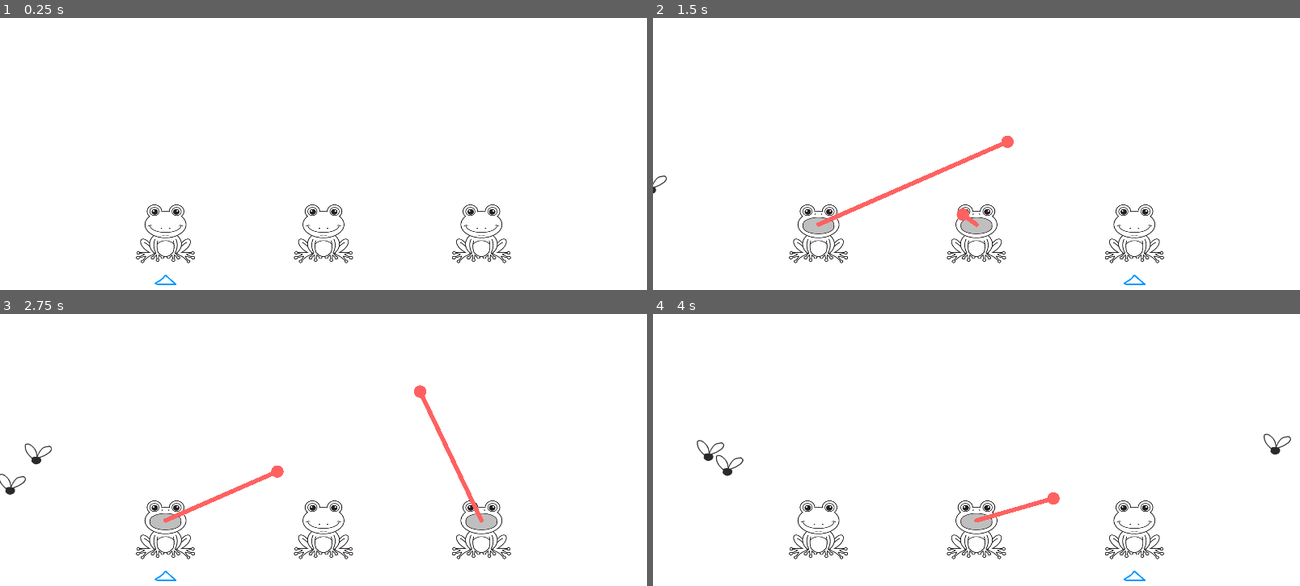
Above: before the commit, frames 1-4 (two rows, left to right).
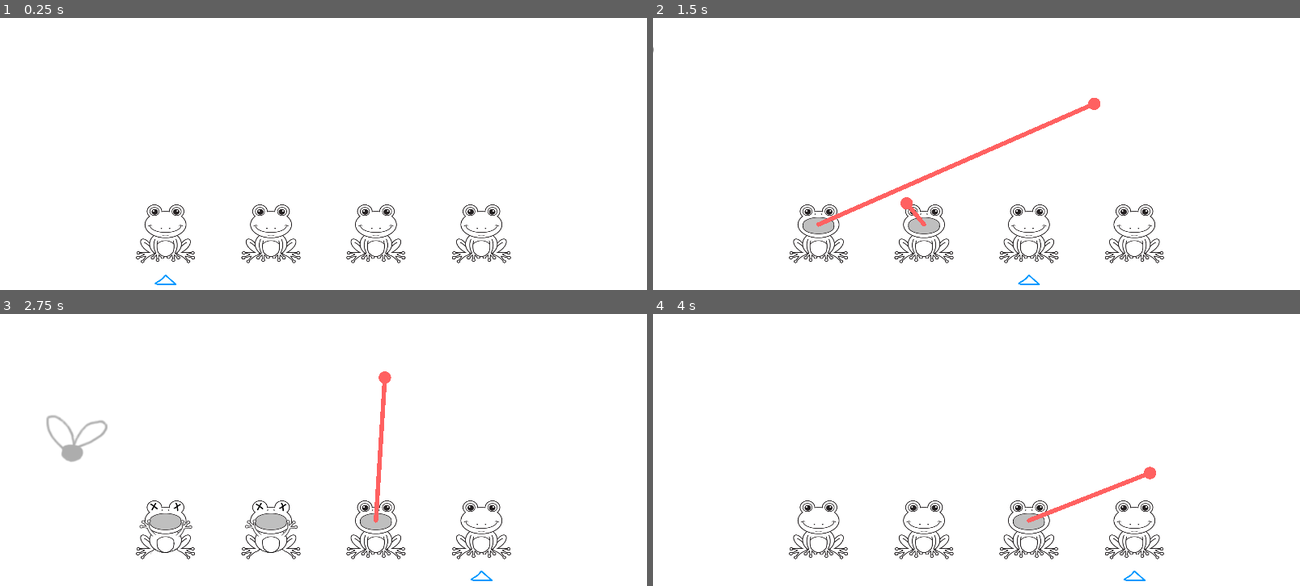
Above: after the commit, the same moments.

Repository: RichoM/time-flies
Game: Godot game, scene res://Level.tscn
Two runs of this game, one before a commit and one after it. Both use one fixed random seed, a clock stepped at 60 frames per second and the inputs below.
Inputs (mouse positions are in pixels of both pictures, inside the frame that each line leads up to):
- Up to frame 1 (0.25 s): no input
- Up to frame 2 (1.5 s): tap Enter (ui_accept) at 0.5, 0.6, 0.77, 1.07, 1.35 s; move the mouse to (1118, 94) at 0.52 s; click (1118, 94) at 0.67 s; move the mouse to (847, 132) at 1.27 s; click (847, 132) at 1.42 s
- Up to frame 3 (2.75 s): tap Enter (ui_accept) at 1.52, 1.82, 2.1 s; move the mouse to (388, 324) at 2.02 s; click (388, 324) at 2.17 s
- Up to frame 4 (4 s): move the mouse to (944, 482) at 2.77 s; tap Enter (ui_accept) at 2.85, 3.02, 3.32, 3.6, 3.77 s; click (944, 482) at 2.92 s; move the mouse to (1170, 466) at 3.52 s; click (1170, 466) at 3.67 s

The runs differ from the first frame. In frame 1, 1.3% of the frame differs, in the area x 37-63%, y 68-91%; in frame 2, 2.4%; in frame 3, 4.1%, in the area x 0-78%, y 21-99%; in frame 4, 2.6%.

Commit message:
Added tongue crossing

Diff:
--- a/Frog.tscn
+++ b/Frog.tscn
@@ -6,6 +6,17 @@
 [ext_resource path="res://assets/frog_open.png" type="Texture" id=4]
 [ext_resource path="res://assets/circle.png" type="Texture" id=5]
 [ext_resource path="res://assets/active_marker.png" type="Texture" id=6]
+[ext_resource path="res://assets/frog_sad.png" type="Texture" id=7]
+
+[sub_resource type="AtlasTexture" id=3]
+flags = 4
+atlas = ExtResource( 7 )
+region = Rect2( 0, 0, 188, 207 )
+
+[sub_resource type="AtlasTexture" id=4]
+flags = 4
+atlas = ExtResource( 7 )
+region = Rect2( 188, 0, 188, 207 )
 
 [sub_resource type="SpriteFrames" id=1]
 animations = [ {
@@ -17,6 +28,11 @@
 "frames": [ ExtResource( 3 ) ],
 "loop": true,
 "name": "closed",
+"speed": 5.0
+}, {
+"frames": [ SubResource( 3 ), SubResource( 4 ) ],
+"loop": true,
+"name": "sad",
 "speed": 5.0
 } ]
 
@@ -30,12 +46,13 @@
 position = Vector2( 0, -32.328 )
 scale = Vector2( 0.5, 0.45 )
 frames = SubResource( 1 )
-animation = "open"
+animation = "closed"
+playing = true
 
 [node name="tongue" type="Node2D" parent="."]
 position = Vector2( 0, -47 )
 script = ExtResource( 2 )
-speed = 400
+speed = 650
 
 [node name="line" type="Line2D" parent="tongue"]
 z_index = 100
@@ -65,4 +82,5 @@
 scale = Vector2( 0.388, 0.344 )
 texture = ExtResource( 6 )
 
+[connection signal="state_changed" from="tongue" to="." method="_on_tongue_state_changed"]
 [connection signal="area_entered" from="tongue/tip" to="tongue" method="_on_tip_area_entered"]
--- a/Level.tscn
+++ b/Level.tscn
@@ -4,7 +4,7 @@
 [ext_resource path="res://level.gd" type="Script" id=8]
 [ext_resource path="res://Frog.tscn" type="PackedScene" id=9]
 
-[node name="Node2D" type="Node2D"]
+[node name="Level" type="Node2D"]
 script = ExtResource( 8 )
 frogs_path = NodePath("frogs")
 
@@ -14,10 +14,14 @@
 
 [node name="frogs" type="Node2D" parent="."]
 
-[node name="Frog" parent="frogs" instance=ExtResource( 9 )]
+[node name="Frog0" parent="frogs" instance=ExtResource( 9 )]
 position = Vector2( -250, 0 )
 
+[node name="Frog1" parent="frogs" instance=ExtResource( 9 )]
+position = Vector2( -83, 0 )
+
 [node name="Frog2" parent="frogs" instance=ExtResource( 9 )]
+position = Vector2( 83, 0 )
 
 [node name="Frog3" parent="frogs" instance=ExtResource( 9 )]
 position = Vector2( 250, 0 )
--- a/fly.gd
+++ b/fly.gd
@@ -2,6 +2,8 @@
 
 var time = 0
 var y
+
+var flying_away = Vector2.ZERO
 
 onready var freq = rand_range(2, 3)
 onready var amp = rand_range(10, 30)
@@ -13,6 +15,16 @@
 		vel *= -1
 
 func _process(delta):
+	if flying_away != Vector2.ZERO:
+		position += flying_away * delta
+		scale.x += 2*delta
+		scale.y += 2*delta
+		modulate.a -= delta
+		return
+
+	if Input.is_action_just_pressed("ui_accept"):
+		fly_away()
+
 	time += delta
 	position.y = y + sin(time * freq) * amp
 	position.x += vel * delta
@@ -23,3 +35,8 @@
 		position.x *= -1
 	if vel < 0 and screen_pos.x < 0 - $sprite.texture.get_width():
 		position.x *= -1
+
+func fly_away():
+	set_process(true)
+	rotation_degrees = 0
+	flying_away = Vector2(rand_range(-500, 500), rand_range(-500, -50))
--- a/frog.gd
+++ b/frog.gd
@@ -4,11 +4,7 @@
 onready var body = $body
 onready var marker = $marker
 
-func _process(_delta):
-	if tongue.is_idle():
-		body.animation = "closed"
-	else:
-		body.animation = "open"
+var disabled = false
 
 func set_target(point):
 	tongue.set_target(point)
@@ -19,3 +15,27 @@
 
 func set_current(val):
 	marker.visible = val
+
+func get_tongue_segment():
+	var line : Line2D = tongue.line
+	var p0 = get_viewport().canvas_transform.xform(line.global_position + line.points[0])
+	var p1 = get_viewport().canvas_transform.xform(line.global_position + line.points[1])
+	return [p0, p1]
+
+func tongue_collision(point):
+	if !tongue.sticky: return
+	body.play("sad")
+	disabled = true
+	tongue.tongue_crossing_at(point)
+	yield(get_tree().create_timer(2), "timeout")
+	modulate = Color.white
+	disabled = false
+	body.animation = "closed"
+
+
+func _on_tongue_state_changed(prev_state, new_state):
+	if disabled: return
+	if new_state == tongue.IDLE:
+		body.animation = "closed"
+	elif new_state == tongue.FWD or new_state == tongue.BWD:
+		body.animation = "open"
--- a/level.gd
+++ b/level.gd
@@ -21,3 +21,20 @@
 		var frog = get_current_frog()
 		frog.set_target(event.position)
 		next_frog()
+		while get_current_frog().disabled and get_current_frog() != frog:
+			next_frog()
+
+func check_tongues_crossing():
+	for i in range(frogs.size() - 1):
+		var f0 = frogs[i]
+		for j in range(i + 1, frogs.size()):
+			var f1 = frogs[j]
+			var s0 = f0.get_tongue_segment()
+			var s1 = f1.get_tongue_segment()
+			var collision = Geometry.segment_intersects_segment_2d(s0[0], s0[1], s1[0], s1[1])
+			if collision:
+				f0.tongue_collision(collision)
+				f1.tongue_collision(collision)
+
+func _process(delta):
+	check_tongues_crossing()
--- /dev/null
+++ b/raycast_test.gd
@@ -0,0 +1,9 @@
+extends Node2D
+
+onready var ray = $ray
+onready var line = $line
+
+func _process(delta):
+	var mouse_pos = get_local_mouse_position()
+	line.points[1] = mouse_pos
+	ray.cast_to = mouse_pos
--- /dev/null
+++ b/raycast_testing.tscn
@@ -0,0 +1,23 @@
+[gd_scene load_steps=2 format=2]
+
+[ext_resource path="res://raycast_test.gd" type="Script" id=1]
+
+[node name="Node2D" type="Node2D"]
+
+[node name="tongue" type="Area2D" parent="."]
+script = ExtResource( 1 )
+
+[node name="line" type="Line2D" parent="tongue"]
+points = PoolVector2Array( 0, 0, 50, 0 )
+
+[node name="ray" type="RayCast2D" parent="tongue"]
+enabled = true
+cast_to = Vector2( 50, 0 )
+
+[node name="CollisionPolygon2D" type="CollisionPolygon2D" parent="tongue"]
+position = Vector2( 25.5, 2.38419e-07 )
+scale = Vector2( 2.45, 0.5 )
+polygon = PoolVector2Array( 0, 0, 0, 0, 0, 0, 0, 0 )
+
+[node name="Camera2D" type="Camera2D" parent="."]
+current = true
--- a/tongue.gd
+++ b/tongue.gd
@@ -1,6 +1,8 @@
 extends Node2D
 
-enum {IDLE, FWD, BWD}
+signal state_changed(prev_state, new_state)
+
+enum {IDLE, FWD, BWD, STUCK}
 var state =  IDLE
 var target : Vector2
 var vel : Vector2
@@ -12,6 +14,8 @@
 var frog
 onready var bugs = []
 
+var sticky = true
+
 func _ready():
 	line.points[1] = Vector2.ZERO
 	frog = get_parent()
@@ -19,12 +23,17 @@
 func is_idle():
 	return state == IDLE
 
+func set_state(s):
+	var prev = state
+	state = s
+	emit_signal("state_changed", prev, state)
+
 func set_target(point):
 	if state != IDLE: return
 	var screen_pos = get_viewport().canvas_transform.xform(global_position)
 	target = point - screen_pos
 	vel = target.normalized() * speed
-	state = FWD
+	set_state(FWD)
 	line.points[1] = Vector2.ZERO
 
 func _process(delta):
@@ -33,11 +42,12 @@
 	if state == FWD:
 		line.points[1] += (vel * delta)
 		if (target.distance_to(line.points[1]) < 10):
-			state = BWD
+			set_state(BWD)
 	if state == BWD:
 		line.points[1] -= (vel * delta)
 		if (Vector2.ZERO.distance_to(line.points[1]) < 10):
-			state = IDLE
+			set_state(IDLE)
+			sticky = true
 			eat_bugs()
 	tip.position = line.points[1]
 	for bug in bugs:
@@ -49,12 +59,25 @@
 	bugs.clear()
 
 func _on_tip_area_entered(area):
+	if !sticky: return
 	area.set_deferred("monitorable", false)
 	area.rotate(rand_range(0, TAU))
-	area.modulate = Color.red
 	area.z_index = 100
 	area.set_process(false)
 	bugs.append({
 		"offset": (area.global_position - tip.global_position) / 5,
 		"node": area,
 	})
+
+func release_bugs():
+	for bug in bugs:
+		var node = bug["node"]
+		node.fly_away()
+	bugs.clear()
+
+func tongue_crossing_at(point):
+	sticky = false
+	set_state(STUCK)
+	release_bugs()
+	yield(get_tree().create_timer(0.1), "timeout")
+	set_state(BWD)
Not shown: 1 places in Frog.tscn that only renumber resources
Binary file added: assets/frog_sad.png
Not shown, added: assets/frog_sad.png.import
Not shown, added: assets/frog_sad.xcf
